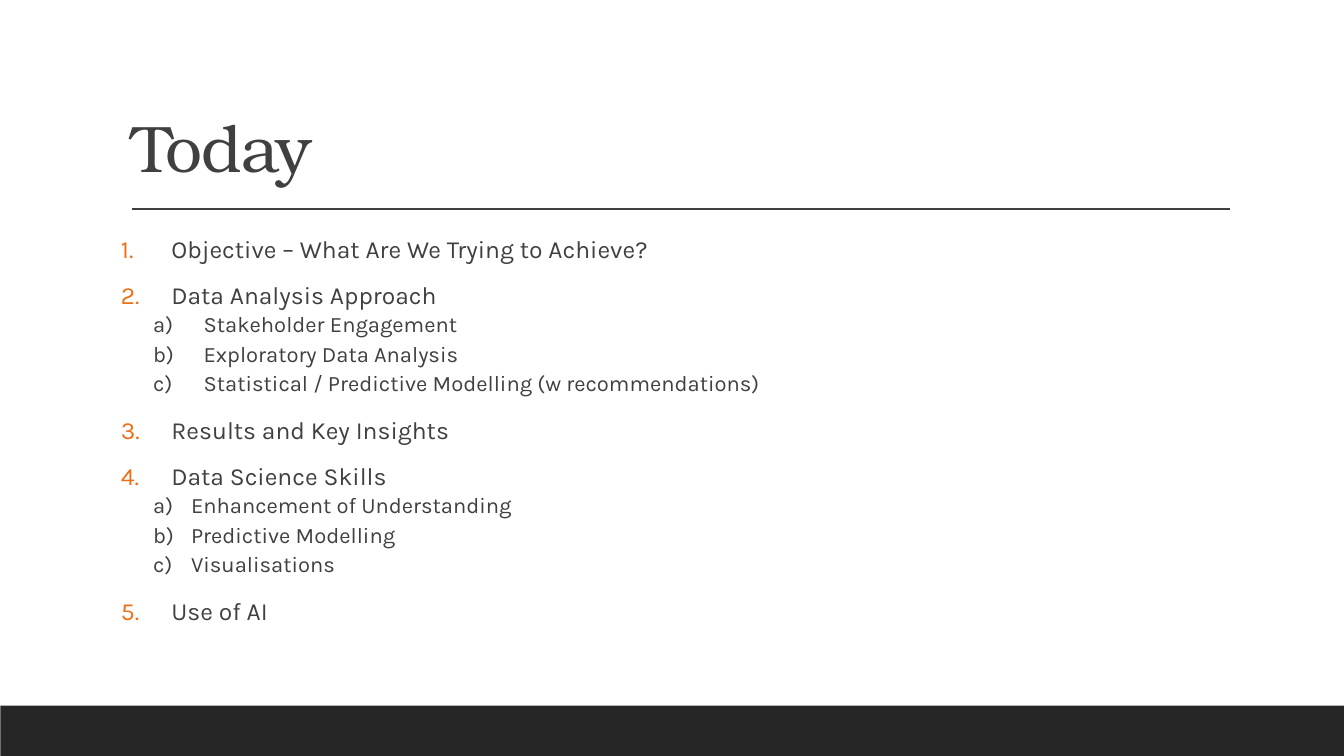
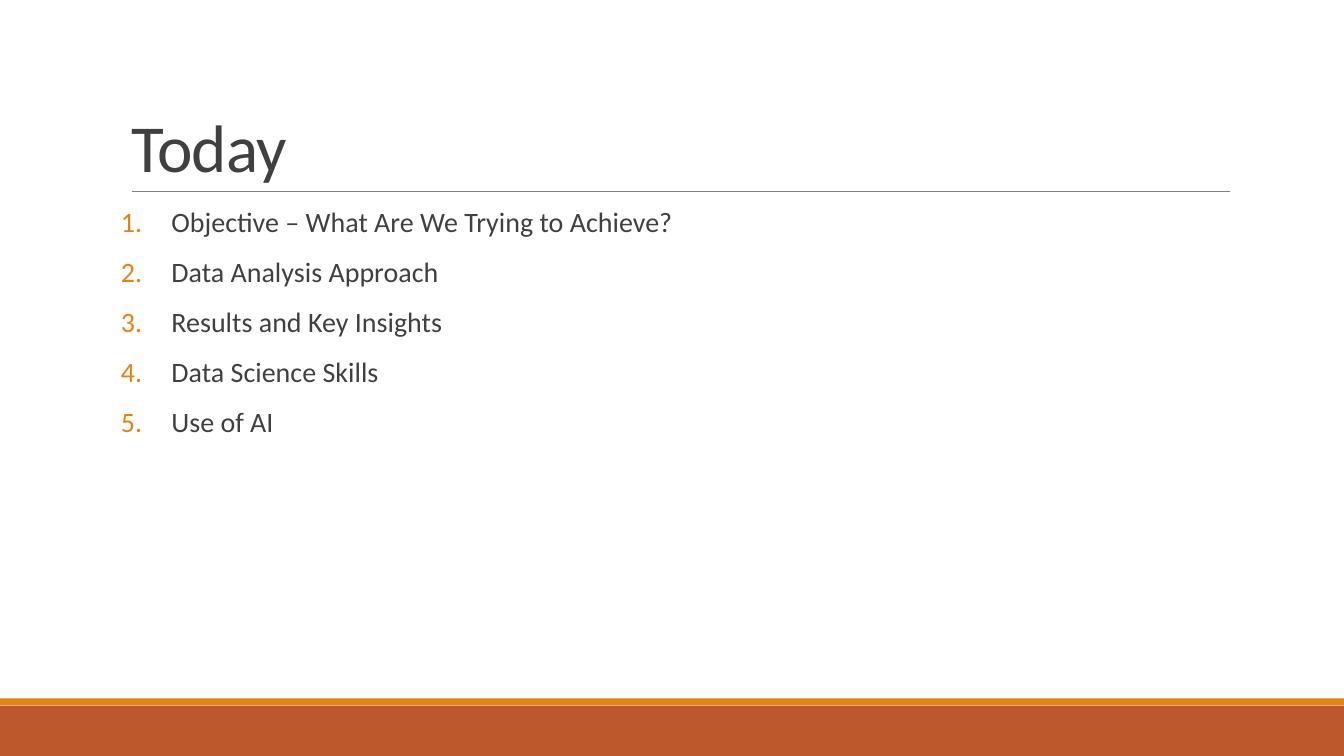
Before and after one commit to pyacobellis/reservoir_analysis, a slide deck: slide 2 of eda/Reservoir Insights Unlock.pptx. Drawn at 1344x756 pixels with LibreOffice and Linux fonts; fonts in the diff are those of the drawing. Boxes give left, top, right and bottom in pixels: in the first picture for what was removed or moved away, otherwise in the second. Text is boxed around its words. In the diff, an @@ line names an element or a change of style, - is before the commit and + after.

Commit message:
addl distribution analysis, depth stratification, recommendations

```diff
--- a/eda/Reservoir Insights Unlock.pptx
+++ b/eda/Reservoir Insights Unlock.pptx
@@ title "Today" at bbox=[131, 125, 287, 183]: size 47 to 48 pt, font TeX Gyre Bonum to Calibri; line spacing 0.9 to 0.85 @@
@@ text "Objective – What Are We ...": place and size @@
-text "Objective – What Are We ..." at bbox=[171, 241, 759, 621]
+text "Objective – What Are We ..." at bbox=[171, 212, 672, 432]
@@ text "Objective – What Are We ..." at bbox=[171, 212, 672, 432]: size 17.6 to 20 pt, font Karla to Calibri; bullet colour #EC7016 to #E48312 @@
@@ line moved from (132, 210) - (1231, 210) to (132, 192) - (1231, 192) @@
@@ line (132, 192) - (1231, 192): stroke #404040 1 pt to #808080 0.5 pt @@
@@ text at bbox=[204, 317, 759, 397]: paragraphs removed @@
-  a) Stakeholder Engagement
-  b) Exploratory Data Analysis
-  c) Statistical / Predictive Modelling (w recommendations)
@@ text at bbox=[191, 498, 511, 573]: paragraphs removed @@
-  a) Enhancement of Understanding
-  b) Predictive Modelling
-  c) Visualisations
@@ rectangle at bbox=[0, 706, 1344, 756]: fill #262626 to #BD582C @@
@@ rectangle added at bbox=[0, 699, 1344, 706], fill #E48312 @@
```
Also in this commit, not shown: 2 other slides changed, 9 slides added, 5 slides removed, 8 other files.
